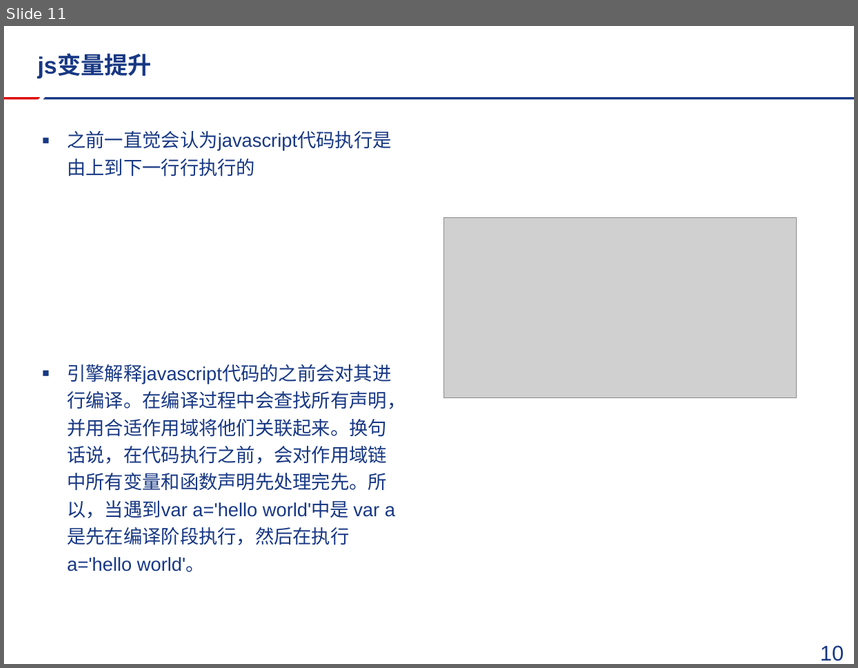
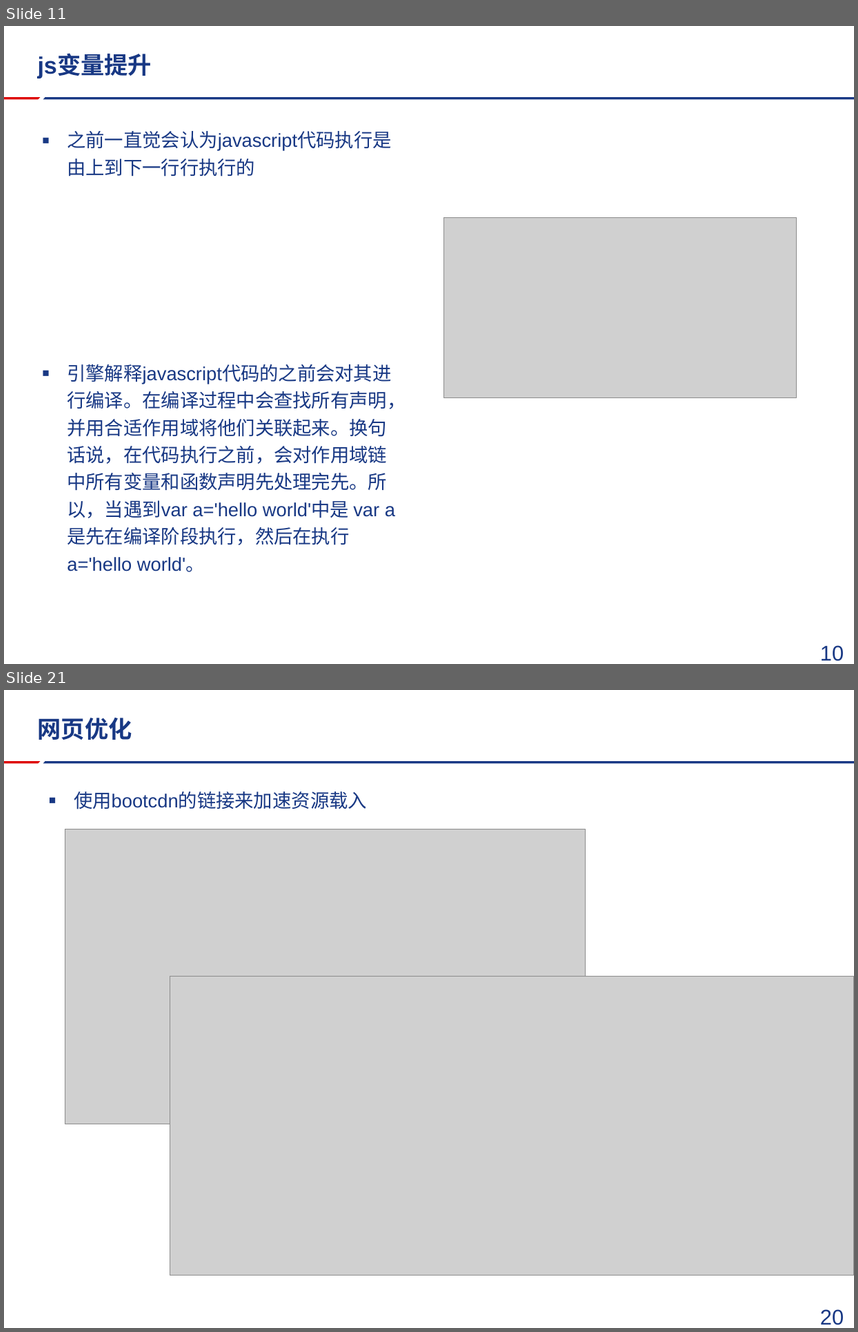
Before and after one commit to FireSmallPanda/swdt, a slide deck: javascript技术分享/mui以及推送分享.pptx. Shown one above the other, each under a label of ours: slide 11 before the commit, slides 11 and 21 after it; the slides between them are not shown. The pictures are 858x668 and 858x1332 pixels, drawn with LibreOffice and Linux fonts; fonts in the diff are those of the drawing; grey boxes stand for pictures; background and template pictures are left out. Boxes give left, top, right and bottom in pixels: in the first picture for what was removed or moved away, otherwise in the second. Text is boxed around its words. In the diff, an @@ line names an element or a change of style, - is before the commit and + after.

```diff
--- a/javascript技术分享/mui以及推送分享.pptx
+++ b/javascript技术分享/mui以及推送分享.pptx
@@ slide 21 added at (x1=4, y1=690, x2=854, y2=1328), background #FFFFFF; not listed: 2 template elements that a slide beside it also shows @@
@@ title added at (x1=38, y1=718, x2=132, y2=740), 20 pt, text #183884, bold @@
+网页优化
@@ text added at (x1=74, y1=791, x2=367, y2=809), 16 pt, text #183884 @@
+▪ 使用bootcdn的链接来加速资源载入
@@ picture added at (x1=65, y1=829, x2=586, y2=1125) @@
@@ picture added at (x1=170, y1=976, x2=853, y2=1275) @@
@@ page number added at (x1=820, y1=1309, x2=844, y2=1325), 18 pt, text #183884 @@
+20
```
Also in this commit, not shown: 1 slide changed, 10 other slides added, 1 slide removed, 2 other files.
